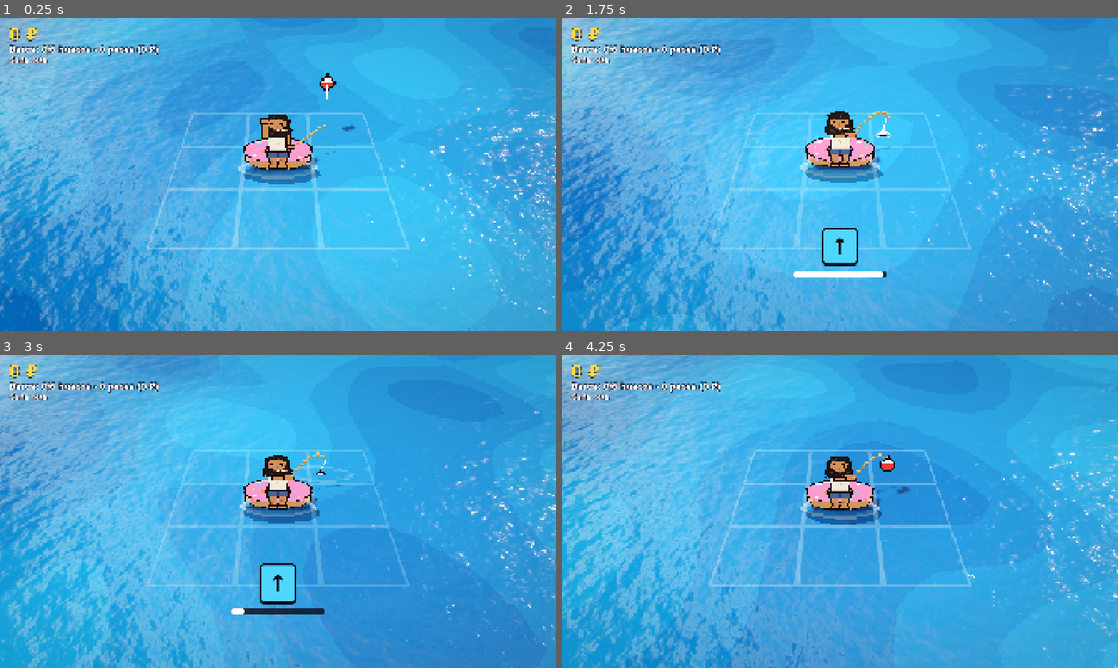
Above: before the commit, frames 1-4 (two rows, left to right).
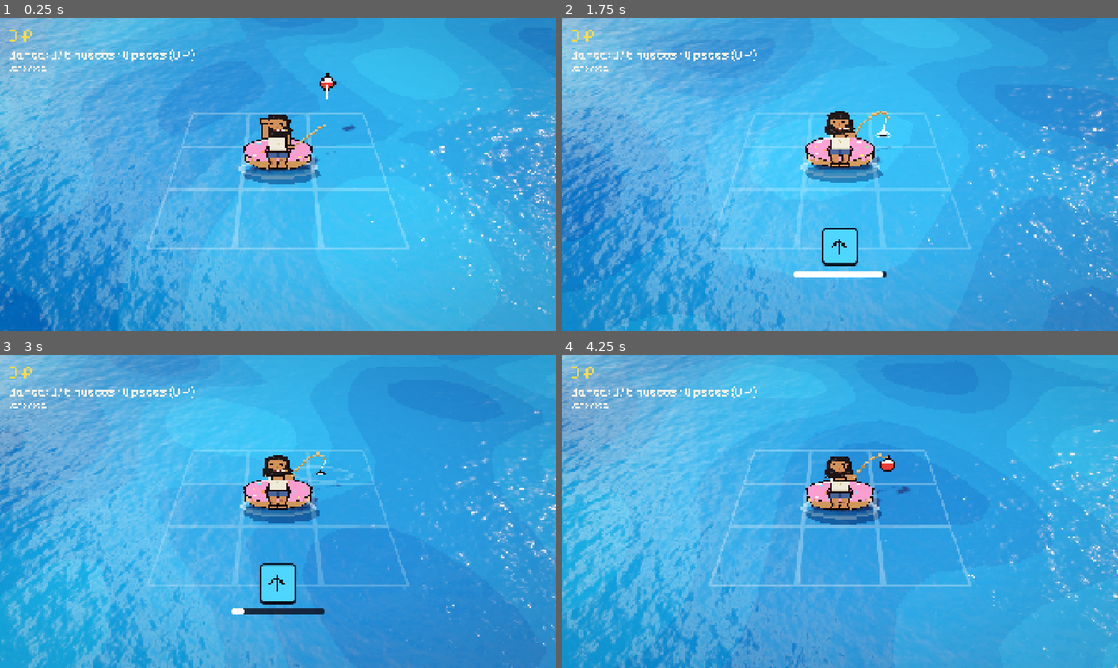
Above: after the commit, the same moments.

Repository: xNeku/FIshin
Game: Godot game, scene res://scenes/main.tscn
Two runs of this game, one before a commit and one after it. Both use one fixed random seed, a clock stepped at 60 frames per second and the inputs below.
Inputs:
- Up to frame 1 (0.25 s): no input
- Up to frame 2 (1.75 s): hold W (mover_arriba) 0.53-1.28 s; hold Q (cambiar_modo) 0.53-1.28 s; hold S (mover_abajo) from 1.28 s (still down); tap E (interactuar) at 1.35 s
- Up to frame 3 (3 s): release S (mover_abajo) at 2.03 s; hold W (mover_arriba) from 2.03 s (still down); tap D (mover_der) at 2.1 s; tap Q (cambiar_modo) at 2.85 s
- Up to frame 4 (4.25 s): release W (mover_arriba) at 3.53 s; hold A (mover_izq) from 3.53 s (still down); hold E (interactuar) from 3.53 s (still down)

The runs differ from the first frame. In frame 1, 1.1% of the frame differs, in the area x 1-35%, y 3-18%; in frame 2, 1.1%; in frame 3, 1.1%, in the area x 1-52%, y 3-76%; in frame 4, 1.1%.

Commit message:
Interfaz estilo Animal Well: fuente pixel propia (Fishin Pixel, basada en Pixelify Sans, OFL, con ₽ y flechas), tema con paneles negros de borde blanco, selección amarilla, botones, pestañas y barras pixel; diálogo, tienda y bestiario adaptados
Co-Authored-By: Claude Opus 5.5 <noreply@anthropic.com>
Claude-Session: https://claude.ai/code/session_019rcxv2gkMTX1eHoDeqRmkz

Diff:
--- a/art/tema.tres
+++ b/art/tema.tres
@@ -1,9 +1,222 @@
 [gd_resource type="Theme" format=3]
 
-[ext_resource type="FontFile" path="res://art/fuentes/DejaVuSans-Bold.ttf" id="1_fuente"]
+[ext_resource type="FontFile" path="res://art/fuentes/FishinPixel.ttf" id="1_fuente"]
+[ext_resource type="Texture2D" path="res://art/ui/panel.png" id="t_panel"]
+[ext_resource type="Texture2D" path="res://art/ui/panel_sel.png" id="t_panel_sel"]
+[ext_resource type="Texture2D" path="res://art/ui/foco.png" id="t_foco"]
+[ext_resource type="Texture2D" path="res://art/ui/boton.png" id="t_boton"]
+[ext_resource type="Texture2D" path="res://art/ui/boton_sel.png" id="t_boton_sel"]
+[ext_resource type="Texture2D" path="res://art/ui/boton_pulsado.png" id="t_boton_pulsado"]
+[ext_resource type="Texture2D" path="res://art/ui/boton_off.png" id="t_boton_off"]
+[ext_resource type="Texture2D" path="res://art/ui/pestana.png" id="t_pestana"]
+[ext_resource type="Texture2D" path="res://art/ui/pestana_sel.png" id="t_pestana_sel"]
+[ext_resource type="Texture2D" path="res://art/ui/barra_fondo.png" id="t_barra_fondo"]
+[ext_resource type="Texture2D" path="res://art/ui/barra_relleno.png" id="t_barra_relleno"]
+[ext_resource type="Texture2D" path="res://art/ui/barra_relleno_naranja.png" id="t_barra_relleno_naranja"]
+[ext_resource type="Texture2D" path="res://art/ui/scroll_fondo.png" id="t_scroll_fondo"]
+[ext_resource type="Texture2D" path="res://art/ui/scroll_agarre.png" id="t_scroll_agarre"]
+
+[sub_resource type="StyleBoxTexture" id="panel"]
+content_margin_left = 28.0
+content_margin_top = 24.0
+content_margin_right = 28.0
+content_margin_bottom = 24.0
+texture = ExtResource("t_panel")
+texture_margin_left = 16.0
+texture_margin_top = 16.0
+texture_margin_right = 16.0
+texture_margin_bottom = 16.0
+
+[sub_resource type="StyleBoxTexture" id="panel_sel"]
+content_margin_left = 28.0
+content_margin_top = 24.0
+content_margin_right = 28.0
+content_margin_bottom = 24.0
+texture = ExtResource("t_panel_sel")
+texture_margin_left = 16.0
+texture_margin_top = 16.0
+texture_margin_right = 16.0
+texture_margin_bottom = 16.0
+
+[sub_resource type="StyleBoxTexture" id="boton"]
+content_margin_left = 24.0
+content_margin_top = 12.0
+content_margin_right = 24.0
+content_margin_bottom = 12.0
+texture = ExtResource("t_boton")
+texture_margin_left = 16.0
+texture_margin_top = 16.0
+texture_margin_right = 16.0
+texture_margin_bottom = 16.0
+
+[sub_resource type="StyleBoxTexture" id="boton_sel"]
+content_margin_left = 24.0
+content_margin_top = 12.0
+content_margin_right = 24.0
+content_margin_bottom = 12.0
+texture = ExtResource("t_boton_sel")
+texture_margin_left = 16.0
+texture_margin_top = 16.0
+texture_margin_right = 16.0
+texture_margin_bottom = 16.0
+
+[sub_resource type="StyleBoxTexture" id="boton_pulsado"]
+content_margin_left = 24.0
+content_margin_top = 12.0
+content_margin_right = 24.0
+content_margin_bottom = 12.0
+texture = ExtResource("t_boton_pulsado")
+texture_margin_left = 16.0
+texture_margin_top = 16.0
+texture_margin_right = 16.0
+texture_margin_bottom = 16.0
+
+[sub_resource type="StyleBoxTexture" id="boton_off"]
+content_margin_left = 24.0
+content_margin_top = 12.0
+content_margin_right = 24.0
+content_margin_bottom = 12.0
+texture = ExtResource("t_boton_off")
+texture_margin_left = 16.0
+texture_margin_top = 16.0
+texture_margin_right = 16.0
+texture_margin_bottom = 16.0
+
+[sub_resource type="StyleBoxTexture" id="foco"]
+content_margin_left = 24.0
+content_margin_top = 12.0
+content_margin_right = 24.0
+content_margin_bottom = 12.0
+texture = ExtResource("t_foco")
+texture_margin_left = 16.0
+texture_margin_top = 16.0
+texture_margin_right = 16.0
+texture_margin_bottom = 16.0
+
+[sub_resource type="StyleBoxTexture" id="pestana"]
+content_margin_left = 20.0
+content_margin_top = 8.0
+content_margin_right = 20.0
+content_margin_bottom = 8.0
+texture = ExtResource("t_pestana")
+texture_margin_left = 16.0
+texture_margin_top = 16.0
+texture_margin_right = 16.0
+texture_margin_bottom = 16.0
+
+[sub_resource type="StyleBoxTexture" id="pestana_sel"]
+content_margin_left = 20.0
+content_margin_top = 8.0
+content_margin_right = 20.0
+content_margin_bottom = 8.0
+texture = ExtResource("t_pestana_sel")
+texture_margin_left = 16.0
+texture_margin_top = 16.0
+texture_margin_right = 16.0
+texture_margin_bottom = 16.0
+
+[sub_resource type="StyleBoxTexture" id="barra_fondo"]
+content_margin_left = 0.0
+content_margin_top = 0.0
+content_margin_right = 0.0
+content_margin_bottom = 0.0
+texture = ExtResource("t_barra_fondo")
+texture_margin_left = 8.0
+texture_margin_top = 8.0
+texture_margin_right = 8.0
+texture_margin_bottom = 8.0
+
+[sub_resource type="StyleBoxTexture" id="barra_relleno"]
+content_margin_left = 0.0
+content_margin_top = 0.0
+content_margin_right = 0.0
+content_margin_bottom = 0.0
+texture = ExtResource("t_barra_relleno")
+texture_margin_left = 8.0
+texture_margin_top = 8.0
+texture_margin_right = 8.0
+texture_margin_bottom = 8.0
+
+[sub_resource type="StyleBoxTexture" id="barra_naranja"]
+content_margin_left = 0.0
+content_margin_top = 0.0
+content_margin_right = 0.0
+content_margin_bottom = 0.0
+texture = ExtResource("t_barra_relleno_naranja")
+texture_margin_left = 8.0
+texture_margin_top = 8.0
+texture_margin_right = 8.0
+texture_margin_bottom = 8.0
+
+[sub_resource type="StyleBoxTexture" id="scroll"]
+content_margin_left = 4.0
+content_margin_top = 4.0
+content_margin_right = 4.0
+content_margin_bottom = 4.0
+texture = ExtResource("t_scroll_fondo")
+texture_margin_left = 4.0
+texture_margin_top = 4.0
+texture_margin_right = 4.0
+texture_margin_bottom = 4.0
+
+[sub_resource type="StyleBoxTexture" id="agarre"]
+content_margin_left = 4.0
+content_margin_top = 4.0
+content_margin_right = 4.0
+content_margin_bottom = 4.0
+texture = ExtResource("t_scroll_agarre")
+texture_margin_left = 4.0
+texture_margin_top = 4.0
+texture_margin_right = 4.0
+texture_margin_bottom = 4.0
+
+[sub_resource type="StyleBoxEmpty" id="vacio"]
 
 [resource]
 default_font = ExtResource("1_fuente")
-default_font_size = 28
-Label/colors/font_outline_color = Color(0.05, 0.03, 0.08, 1)
-Label/constants/outline_size = 8
+default_font_size = 40
+Button/colors/font_color = Color(0.94, 0.94, 0.91, 1)
+Button/colors/font_disabled_color = Color(0.62, 0.62, 0.66, 1)
+Button/colors/font_focus_color = Color(1, 0.89, 0.16, 1)
+Button/colors/font_hover_color = Color(1, 0.89, 0.16, 1)
+Button/colors/font_hover_pressed_color = Color(0, 0, 0, 1)
+Button/colors/font_pressed_color = Color(0, 0, 0, 1)
+Button/styles/disabled = SubResource("boton_off")
+Button/styles/focus = SubResource("foco")
+Button/styles/hover = SubResource("boton_sel")
+Button/styles/hover_pressed = SubResource("boton_pulsado")
+Button/styles/normal = SubResource("boton")
+Button/styles/pressed = SubResource("boton_pulsado")
+Dinero/base_type = &"Label"
+Dinero/colors/font_color = Color(1, 0.89, 0.16, 1)
+Grande/base_type = &"Label"
+Grande/font_sizes/font_size = 60
+Label/colors/font_color = Color(0.94, 0.94, 0.91, 1)
+Label/colors/font_outline_color = Color(0, 0, 0, 1)
+Label/constants/outline_size = 0
+Panel/styles/panel = SubResource("panel")
+PanelContainer/styles/panel = SubResource("panel")
+PanelSeleccion/base_type = &"PanelContainer"
+PanelSeleccion/styles/panel = SubResource("panel_sel")
+Pequeno/base_type = &"Label"
+Pequeno/font_sizes/font_size = 30
+ProgressBar/styles/background = SubResource("barra_fondo")
+ProgressBar/styles/fill = SubResource("barra_relleno")
+BarraNaranja/base_type = &"ProgressBar"
+BarraNaranja/styles/fill = SubResource("barra_naranja")
+TabContainer/colors/font_hovered_color = Color(1, 0.89, 0.16, 1)
+TabContainer/colors/font_selected_color = Color(0.94, 0.94, 0.91, 1)
+TabContainer/colors/font_unselected_color = Color(0.62, 0.62, 0.66, 1)
+TabContainer/constants/side_margin = 0
+TabContainer/styles/panel = SubResource("vacio")
+TabContainer/styles/tab_focus = SubResource("foco")
+TabContainer/styles/tab_hovered = SubResource("pestana_sel")
+TabContainer/styles/tab_selected = SubResource("pestana_sel")
+TabContainer/styles/tab_unselected = SubResource("pestana")
+Titulo/base_type = &"Label"
+Titulo/colors/font_color = Color(0.62, 0.62, 0.66, 1)
+Titulo/font_sizes/font_size = 30
+VScrollBar/styles/grabber = SubResource("agarre")
+VScrollBar/styles/grabber_highlight = SubResource("agarre")
+VScrollBar/styles/grabber_pressed = SubResource("agarre")
+VScrollBar/styles/scroll = SubResource("scroll")
--- a/scenes/ui/bestiario.tscn
+++ b/scenes/ui/bestiario.tscn
@@ -2,18 +2,6 @@
 
 [ext_resource type="Script" path="res://scripts/ui/bestiario.gd" id="1_script"]
 [ext_resource type="PackedScene" path="res://scenes/ui/ficha_bestiario.tscn" id="2_ficha"]
-
-[sub_resource type="StyleBoxFlat" id="estilo_libro"]
-bg_color = Color(0.45, 0.13, 0.12, 0.98)
-border_width_left = 6
-border_width_top = 6
-border_width_right = 6
-border_width_bottom = 6
-border_color = Color(0.25, 0.07, 0.06, 1)
-corner_radius_top_left = 14
-corner_radius_top_right = 14
-corner_radius_bottom_right = 14
-corner_radius_bottom_left = 14
 
 [node name="Bestiario" type="CanvasLayer"]
 process_mode = 3
@@ -42,7 +30,6 @@
 offset_bottom = 420.0
 grow_horizontal = 2
 grow_vertical = 2
-theme_override_styles/panel = SubResource("estilo_libro")
 
 [node name="Margen" type="MarginContainer" parent="Raiz/Panel"]
 layout_mode = 2
@@ -63,15 +50,13 @@
 layout_mode = 2
 size_flags_horizontal = 3
 mouse_filter = 2
-theme_override_colors/font_color = Color(1, 0.88, 0.6, 1)
-theme_override_font_sizes/font_size = 48
+theme_override_font_sizes/font_size = 40
 text = "Bestiario"
 
 [node name="Progreso" type="Label" parent="Raiz/Panel/Margen/Contenido/Cabecera"]
 layout_mode = 2
 mouse_filter = 2
-theme_override_colors/font_color = Color(1, 0.88, 0.6, 1)
-theme_override_font_sizes/font_size = 32
+theme_override_font_sizes/font_size = 30
 text = "0 / 6 especies"
 
 [node name="Lista" type="ScrollContainer" parent="Raiz/Panel/Margen/Contenido"]
@@ -84,7 +69,7 @@
 size_flags_horizontal = 3
 theme_override_constants/h_separation = 14
 theme_override_constants/v_separation = 14
-columns = 5
+columns = 4
 
 [node name="Cerrar" type="Button" parent="Raiz/Panel/Margen/Contenido"]
 custom_minimum_size = Vector2(240, 70)
--- a/scenes/ui/dialogo.tscn
+++ b/scenes/ui/dialogo.tscn
@@ -1,18 +1,6 @@
 [gd_scene format=3]
 
 [ext_resource type="Script" path="res://scripts/ui/dialogo.gd" id="1_script"]
-
-[sub_resource type="StyleBoxFlat" id="estilo_caja"]
-bg_color = Color(0.97, 0.95, 0.88, 1)
-border_width_left = 6
-border_width_top = 6
-border_width_right = 6
-border_width_bottom = 8
-border_color = Color(0.1, 0.07, 0.12, 1)
-corner_radius_top_left = 10
-corner_radius_top_right = 10
-corner_radius_bottom_right = 10
-corner_radius_bottom_left = 10
 
 [node name="Dialogo" type="CanvasLayer"]
 process_mode = 3
@@ -39,7 +27,6 @@
 offset_bottom = -40.0
 grow_horizontal = 2
 grow_vertical = 0
-theme_override_styles/panel = SubResource("estilo_caja")
 
 [node name="Margen" type="MarginContainer" parent="Raiz/Caja"]
 layout_mode = 2
@@ -54,24 +41,16 @@
 
 [node name="Nombre" type="Label" parent="Raiz/Caja/Margen/Contenido"]
 layout_mode = 2
-theme_override_colors/font_color = Color(0.75, 0.25, 0.15, 1)
-theme_override_constants/outline_size = 0
-theme_override_font_sizes/font_size = 34
+theme_type_variation = &"Titulo"
 text = "Pescador"
 
 [node name="Texto" type="Label" parent="Raiz/Caja/Margen/Contenido"]
 layout_mode = 2
 size_flags_vertical = 3
-theme_override_colors/font_color = Color(0.1, 0.07, 0.12, 1)
-theme_override_constants/outline_size = 0
-theme_override_font_sizes/font_size = 32
 text = "Ey, tú debes de ser el náufrago."
 autowrap_mode = 3
 
 [node name="Seguir" type="Label" parent="Raiz/Caja/Margen/Contenido"]
 layout_mode = 2
-theme_override_colors/font_color = Color(0.4, 0.35, 0.4, 1)
-theme_override_constants/outline_size = 0
-theme_override_font_sizes/font_size = 24
-text = "▼ [E]"
+text = "▼"
 horizontal_alignment = 2
--- a/scenes/ui/ficha_bestiario.tscn
+++ b/scenes/ui/ficha_bestiario.tscn
@@ -2,22 +2,9 @@
 
 [ext_resource type="Script" path="res://scripts/ui/ficha_bestiario.gd" id="1_script"]
 
-[sub_resource type="StyleBoxFlat" id="estilo_ficha"]
-bg_color = Color(0.95, 0.91, 0.8, 1)
-border_width_left = 3
-border_width_top = 3
-border_width_right = 3
-border_width_bottom = 5
-border_color = Color(0.35, 0.22, 0.12, 1)
-corner_radius_top_left = 6
-corner_radius_top_right = 6
-corner_radius_bottom_right = 6
-corner_radius_bottom_left = 6
-
 [node name="FichaBestiario" type="PanelContainer"]
-custom_minimum_size = Vector2(230, 0)
+custom_minimum_size = Vector2(300, 0)
 mouse_filter = 2
-theme_override_styles/panel = SubResource("estilo_ficha")
 script = ExtResource("1_script")
 
 [node name="Margen" type="MarginContainer" parent="."]
@@ -44,18 +31,14 @@
 [node name="Nombre" type="Label" parent="Margen/Contenido"]
 layout_mode = 2
 mouse_filter = 2
-theme_override_colors/font_color = Color(0.2, 0.12, 0.08, 1)
-theme_override_constants/outline_size = 0
-theme_override_font_sizes/font_size = 26
+theme_override_font_sizes/font_size = 30
 text = "Sardina"
 horizontal_alignment = 1
 
 [node name="Detalle" type="Label" parent="Margen/Contenido"]
 layout_mode = 2
 mouse_filter = 2
-theme_override_colors/font_color = Color(0.4, 0.3, 0.22, 1)
-theme_override_constants/outline_size = 0
-theme_override_font_sizes/font_size = 18
+theme_override_font_sizes/font_size = 30
 text = "Común · mejor: Buena"
 horizontal_alignment = 1
 autowrap_mode = 3
--- a/scenes/ui/fila_tienda.tscn
+++ b/scenes/ui/fila_tienda.tscn
@@ -2,20 +2,8 @@
 
 [ext_resource type="Script" path="res://scripts/ui/fila_tienda.gd" id="1_script"]
 
-[sub_resource type="StyleBoxFlat" id="estilo_fila"]
-bg_color = Color(1, 1, 1, 0.06)
-corner_radius_top_left = 10
-corner_radius_top_right = 10
-corner_radius_bottom_right = 10
-corner_radius_bottom_left = 10
-content_margin_left = 16.0
-content_margin_top = 10.0
-content_margin_right = 16.0
-content_margin_bottom = 10.0
-
 [node name="FilaTienda" type="PanelContainer"]
 mouse_filter = 2
-theme_override_styles/panel = SubResource("estilo_fila")
 script = ExtResource("1_script")
 
 [node name="Fila" type="HBoxContainer" parent="."]
@@ -40,14 +28,14 @@
 [node name="Nombre" type="Label" parent="Fila/Textos"]
 layout_mode = 2
 mouse_filter = 2
-theme_override_font_sizes/font_size = 32
+theme_override_font_sizes/font_size = 30
 text = "Caña decente"
 
 [node name="Descripcion" type="Label" parent="Fila/Textos"]
 layout_mode = 2
 mouse_filter = 2
 theme_override_colors/font_color = Color(0.75, 0.75, 0.8, 1)
-theme_override_font_sizes/font_size = 22
+theme_override_font_sizes/font_size = 30
 text = "Llega más hondo."
 autowrap_mode = 3
 
@@ -55,8 +43,8 @@
 custom_minimum_size = Vector2(150, 0)
 layout_mode = 2
 mouse_filter = 2
-theme_override_colors/font_color = Color(1, 0.85, 0.3, 1)
-theme_override_font_sizes/font_size = 32
+theme_override_colors/font_color = Color(1, 0.89, 0.16, 1)
+theme_override_font_sizes/font_size = 30
 text = "150 ₽"
 horizontal_alignment = 2
 
--- a/scenes/ui/fila_variante.tscn
+++ b/scenes/ui/fila_variante.tscn
@@ -23,6 +23,6 @@
 layout_mode = 2
 size_flags_horizontal = 3
 mouse_filter = 2
-theme_override_colors/font_color = Color(1, 0.85, 0.3, 1)
+theme_override_colors/font_color = Color(1, 0.89, 0.16, 1)
 text = "4 ₽"
 horizontal_alignment = 2
--- a/scenes/ui/hueco_barca.tscn
+++ b/scenes/ui/hueco_barca.tscn
@@ -31,7 +31,7 @@
 grow_horizontal = 2
 grow_vertical = 0
 mouse_filter = 2
-theme_override_font_sizes/font_size = 20
+theme_override_font_sizes/font_size = 30
 text = "Sardina"
 horizontal_alignment = 1
 text_overrun_behavior = 3
@@ -46,7 +46,7 @@
 offset_bottom = 36.0
 grow_horizontal = 0
 mouse_filter = 2
-theme_override_colors/font_color = Color(1, 0.85, 0.3, 1)
-theme_override_font_sizes/font_size = 24
+theme_override_colors/font_color = Color(1, 0.89, 0.16, 1)
+theme_override_font_sizes/font_size = 30
 text = "x3"
 horizontal_alignment = 2
--- a/scenes/ui/popup_texto.tscn
+++ b/scenes/ui/popup_texto.tscn
@@ -6,8 +6,8 @@
 offset_right = 900.0
 offset_bottom = 110.0
 mouse_filter = 2
-theme_override_font_sizes/font_size = 56
-theme_override_constants/outline_size = 14
+theme_override_font_sizes/font_size = 60
+theme_override_constants/outline_size = 12
 text = "¡Texto!"
 horizontal_alignment = 1
 vertical_alignment = 1
--- a/scenes/ui/tienda.tscn
+++ b/scenes/ui/tienda.tscn
@@ -3,34 +3,6 @@
 [ext_resource type="Script" path="res://scripts/ui/tienda.gd" id="1_script"]
 [ext_resource type="PackedScene" path="res://scenes/ui/fila_tienda.tscn" id="2_fila"]
 [ext_resource type="AudioStream" path="res://art/sfx/captura.wav" id="3_compra"]
-
-[sub_resource type="StyleBoxFlat" id="estilo_panel"]
-bg_color = Color(0.07, 0.06, 0.11, 0.96)
-border_width_left = 4
-border_width_top = 4
-border_width_right = 4
-border_width_bottom = 4
-border_color = Color(0.31, 0.64, 1, 0.5)
-corner_radius_top_left = 16
-corner_radius_top_right = 16
-corner_radius_bottom_right = 16
-corner_radius_bottom_left = 16
-
-[sub_resource type="StyleBoxFlat" id="estilo_dialogo"]
-bg_color = Color(0.95, 0.92, 0.82, 1)
-border_width_left = 4
-border_width_top = 4
-border_width_right = 4
-border_width_bottom = 6
-border_color = Color(0.08, 0.05, 0.1, 1)
-corner_radius_top_left = 8
-corner_radius_top_right = 8
-corner_radius_bottom_right = 8
-corner_radius_bottom_left = 8
-content_margin_left = 20.0
-content_margin_top = 14.0
-content_margin_right = 20.0
-content_margin_bottom = 14.0
 
 [node name="Tienda" type="CanvasLayer"]
 process_mode = 3
@@ -59,7 +31,6 @@
 offset_bottom = 400.0
 grow_horizontal = 2
 grow_vertical = 2
-theme_override_styles/panel = SubResource("estilo_panel")
 
 [node name="Margen" type="MarginContainer" parent="Raiz/Panel"]
 layout_mode = 2
@@ -80,24 +51,20 @@
 layout_mode = 2
 size_flags_horizontal = 3
 mouse_filter = 2
-theme_override_colors/font_color = Color(0.5, 0.85, 1, 1)
-theme_override_font_sizes/font_size = 44
+theme_override_font_sizes/font_size = 40
 text = "Comerciante"
 
 [node name="Rublos" type="Label" parent="Raiz/Panel/Margen/Contenido/Cabecera"]
 layout_mode = 2
 mouse_filter = 2
-theme_override_colors/font_color = Color(1, 0.85, 0.3, 1)
-theme_override_font_sizes/font_size = 44
+theme_override_colors/font_color = Color(1, 0.89, 0.16, 1)
+theme_override_font_sizes/font_size = 40
 text = "0 ₽"
 
 [node name="Dialogo" type="Label" parent="Raiz/Panel/Margen/Contenido"]
 layout_mode = 2
 mouse_filter = 2
-theme_override_colors/font_color = Color(0.1, 0.07, 0.12, 1)
-theme_override_constants/outline_size = 0
-theme_override_font_sizes/font_size = 28
-theme_override_styles/normal = SubResource("estilo_dialogo")
+theme_override_font_sizes/font_size = 30
 text = "Ey, náufrago."
 autowrap_mode = 3
 
@@ -114,7 +81,7 @@
 [node name="Vender" type="Button" parent="Raiz/Panel/Margen/Contenido/Botones"]
 custom_minimum_size = Vector2(420, 80)
 layout_mode = 2
-theme_override_colors/font_color = Color(1, 0.85, 0.3, 1)
+theme_override_colors/font_color = Color(1, 0.89, 0.16, 1)
 text = "Vender todo"
 
 [node name="Cerrar" type="Button" parent="Raiz/Panel/Margen/Contenido/Botones"]
--- a/scripts/ui/dialogo.gd
+++ b/scripts/ui/dialogo.gd
@@ -18,6 +18,12 @@
 
 func _ready() -> void:
 	raiz.visible = false
+
+
+func _process(_delta: float) -> void:
+	# La flecha de seguir parpadea.
+	if seguir.visible:
+		seguir.modulate.a = 1.0 if fmod(Time.get_ticks_msec() / 1000.0, 0.8) < 0.5 else 0.0
 
 
 func _unhandled_input(event: InputEvent) -> void:
--- a/scripts/ui/ficha_bestiario.gd
+++ b/scripts/ui/ficha_bestiario.gd
@@ -12,10 +12,10 @@
 func mostrar(pez: PezData, mejor_calidad: float) -> void:
 	icono.texture = pez.icono
 	if mejor_calidad < 0.0:
-		icono.modulate = Color(0, 0, 0, 0.85)
+		icono.modulate = Color(0.2, 0.22, 0.32, 1)
 		nombre.text = "???"
 		detalle.text = "Sin descubrir"
 	else:
 		icono.modulate = Color.WHITE
 		nombre.text = pez.nombre
-		detalle.text = "%s · mejor: %s" % [NOMBRES_RAREZA[pez.rareza], Formato.calidad(mejor_calidad, mejor_calidad >= 1.0)]
+		detalle.text = "%s\n%s" % [NOMBRES_RAREZA[pez.rareza], Formato.calidad(mejor_calidad, mejor_calidad >= 1.0)]
Not shown, added: art/fuentes/FishinPixel-OFL.txt
Binary file added: art/fuentes/FishinPixel.ttf
Not shown, added: art/fuentes/FishinPixel.ttf.import
Binary file added: art/ui/barra_fondo.png
Not shown, added: art/ui/barra_fondo.png.import
Binary file added: art/ui/barra_relleno.png
Not shown, added: art/ui/barra_relleno.png.import
Binary file added: art/ui/barra_relleno_naranja.png
Not shown, added: art/ui/barra_relleno_naranja.png.import
Binary file added: art/ui/boton.png
Not shown, added: art/ui/boton.png.import
Binary file added: art/ui/boton_off.png
(and 22 more such lines)
